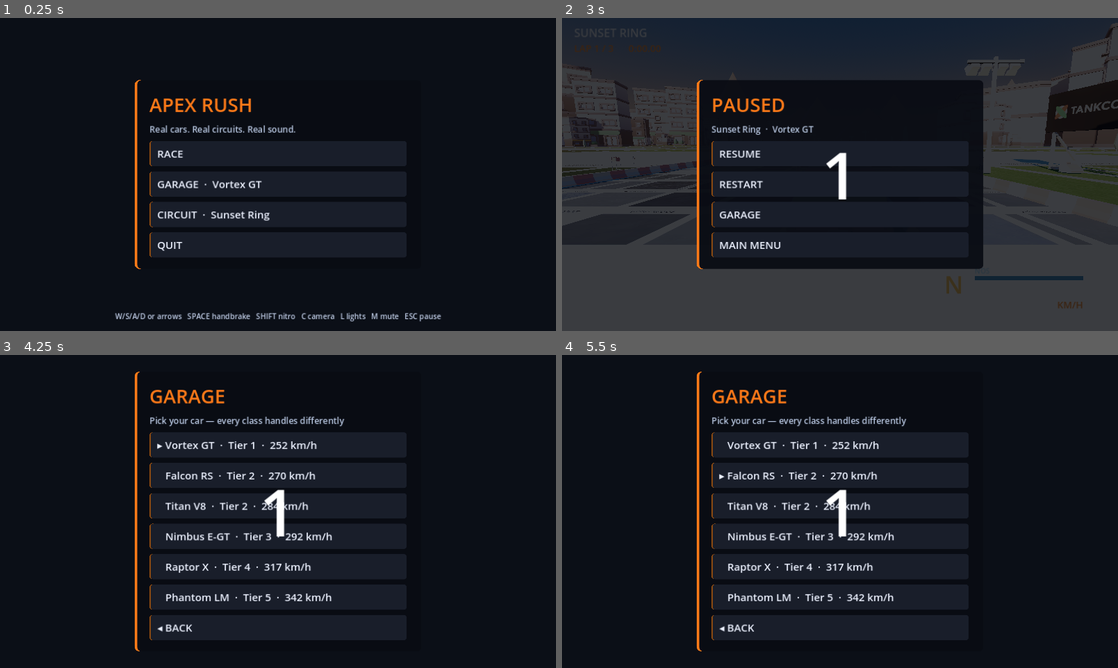
Above: before the commit, frames 1-4 (two rows, left to right).
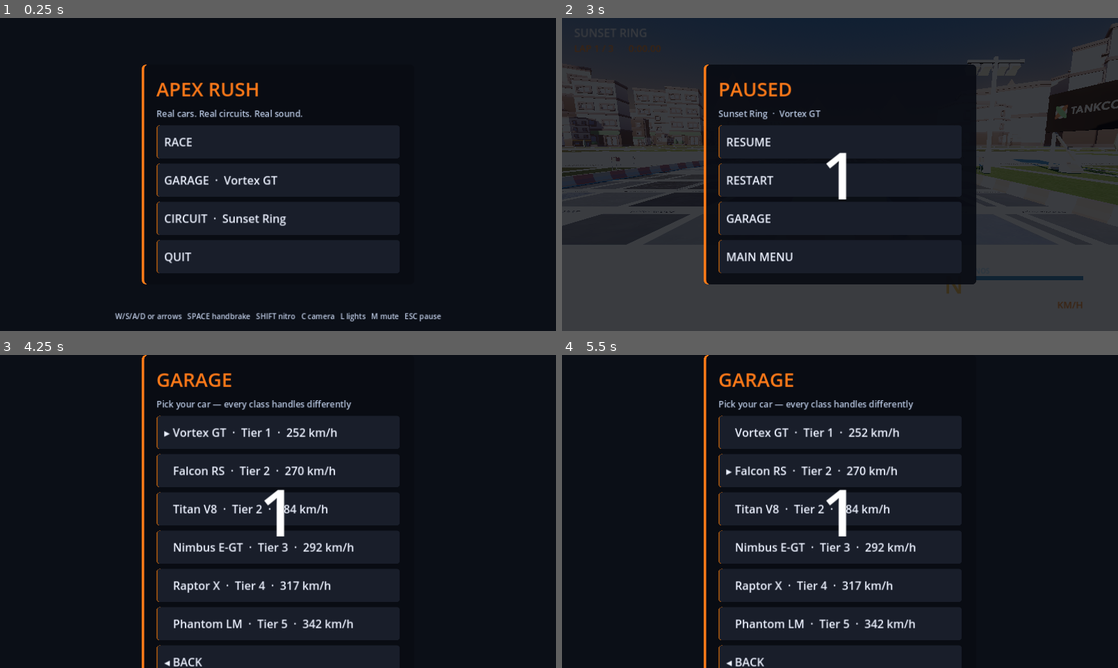
Above: after the commit, the same moments.

Repository: abdlahcn4/Apex-rush
Game: Godot game, scene res://scenes/main.tscn
The game is run twice, just before and just after one commit, with the same random seed, the same clock (stepped at 60 frames per second) and the same inputs.
Inputs (mouse positions are in pixels of both pictures, inside the frame that each line leads up to):
- Up to frame 1 (0.25 s): no input
- Up to frame 2 (3 s): click "RACE" at 0.5 s; tap Enter at 1.25 s; move the mouse to (962, 158) at 1.27 s; hold D 1.28-2 s; hold Shift 1.28-2 s; click (962, 158) at 1.42 s; tap Space at 1.52, 2.75 s; drag from (728, 190) to (812, 237) at 2.02 s; move the mouse to (895, 105) at 2.77 s; hold D from 2.78 s (still down); hold Shift from 2.78 s (still down); tap P at 2.85 s; click (895, 105) at 2.92 s
- Up to frame 3 (4.25 s): release D at 3.5 s; release Shift at 3.5 s; click "GARAGE" at 3.5 s
- Up to frame 4 (5.5 s): click "▸ Vortex GT · Tier 1 · 252 km…" at 4.25 s; click "Falcon RS · Tier 2 · 270 km/h" at 5 s

The runs differ from the first frame. In frame 1, 3.7% of the frame differs, in the area x 24-55%, y 14-86%; in frame 2, 8.9%, in the area x 24-76%, y 14-86%; in frame 3, 7.2%; in frame 4, 7.2%.

Commit message:
Fix: the game was untappable on a phone
Root cause: when the on-screen driving layer was added, project.godot was set to
input_devices/pointing/emulate_mouse_from_touch=false. Android then delivers raw touch
events only, but Godot's Button widgets are driven by mouse events - so the menu drew
correctly and no tap could ever press anything.

- emulate_mouse_from_touch back to true (the setting the whole UI depends on)
- touch_controls.gd: detects mobile via OS.has_feature as well as
  is_touchscreen_available (several Android builds report a touchscreen only after the
  first touch), ignores the emulated mouse duplicates so taps are not counted twice,
  gains CAM / RST / PAUSE buttons, and can be switched off so it never swallows taps
  meant for the menu
- game.gd: driving layer turns on with the countdown and off for pause/results/menus
- game_ui.gd: finger-sized buttons (76 px tall)
- autotest now pushes a synthetic tap at a real menu button and reports whether the
  screen changed, so this class of bug is caught in CI

Co-authored-by: arena-agent <297053741+arena-agent@users.noreply.github.com>

Diff:
--- a/godot/project.godot
+++ b/godot/project.godot
@@ -30,7 +30,10 @@
 
 [input_devices]
 
-pointing/emulate_mouse_from_touch=false
+; Android delivers raw touch only. Godot's Button/Control widgets are driven by mouse
+; events, so without this every tap on the menu is swallowed and the game is unusable
+; on a phone. The on-screen driving layer filters the emulated duplicates itself.
+pointing/emulate_mouse_from_touch=true
 
 [physics]
 
--- a/godot/scripts/game.gd
+++ b/godot/scripts/game.gd
@@ -62,6 +62,7 @@
 	if "--autotest" in OS.get_cmdline_user_args():
 		_start_race(map_id, car_id)
 		_report_autotest()
+		_probe_menu_touch()
 
 
 # --------------------------------------------------------------------------- #
@@ -142,6 +143,8 @@
 	total_time = 0.0
 	last_s = -1.0
 	ui.show_race()
+	if touch != null:
+		touch.set_active(true)
 	if hud != null:
 		hud.set_title(String(map_def.get("name", "APEX RUSH")).to_upper())
 		hud.toast(String(map_def.get("name", "")) + " — GET READY", 1.6)
@@ -174,12 +177,16 @@
 	if not racing or paused:
 		return
 	paused = true
+	if touch != null:
+		touch.set_active(false)
 	ui.show_pause()
 
 
 func _resume() -> void:
 	paused = false
 	ui.show_race()
+	if touch != null:
+		touch.set_active(true)
 
 
 # --------------------------------------------------------------------------- #
@@ -351,6 +358,10 @@
 	touch = TouchControls.new()
 	touch.name = "TouchControls"
 	hud.add_child(touch)
+	touch.pause_pressed.connect(_pause)
+	touch.camera_pressed.connect(_cycle_camera)
+	touch.reset_pressed.connect(_reset_car)
+	touch.set_active(false)  # hidden until the countdown starts
 	hud.set_race(lap, LAPS_TOTAL, lap_time, best_lap)
 
 
@@ -430,6 +441,8 @@
 
 func _finish() -> void:
 	racing = false
+	if touch != null:
+		touch.set_active(false)
 	if hud != null:
 		hud.toast("FINISH", 2.0)
 	ui.show_results(LAPS_TOTAL, total_time, best_lap)
@@ -606,3 +619,43 @@
 			String(m.get("id", "")), (m.get("points", []) as Array).size(), theme.size(),
 			str(theme.get("night", false)),
 		])
+
+
+## Pushes a synthetic finger tap at a real menu button and checks the screen changed.
+## This is the regression test for "the menu renders but no tap does anything", which is
+## what happens when touch-to-mouse emulation is switched off.
+func _probe_menu_touch() -> void:
+	ui.show_main()
+	await get_tree().process_frame
+	await get_tree().process_frame
+
+	var buttons := ui.find_children("*", "Button", true, false)
+	if buttons.size() < 2:
+		print("[autotest] TAP PROBE FAILED: menu has no buttons")
+		return
+	var target := buttons[1] as Button
+	var rect := target.get_global_rect()
+	var point := rect.get_center()
+	print("[autotest] tap probe: button '%s' rect=%s visible=%s" % [
+		target.text, str(rect), str(target.is_visible_in_tree()),
+	])
+
+	var down := InputEventScreenTouch.new()
+	down.index = 0
+	down.position = point
+	down.pressed = true
+	Input.parse_input_event(down)
+	await get_tree().process_frame
+
+	var up := InputEventScreenTouch.new()
+	up.index = 0
+	up.position = point
+	up.pressed = false
+	Input.parse_input_event(up)
+	await get_tree().process_frame
+	await get_tree().process_frame
+
+	var screen := String(ui._title.text)
+	print("[autotest] tap probe result: screen='%s' -> %s" % [
+		screen, "TAPS WORK" if screen == "GARAGE" else "TAPS ARE NOT REACHING BUTTONS",
+	])
--- a/godot/scripts/game_ui.gd
+++ b/godot/scripts/game_ui.gd
@@ -54,7 +54,7 @@
 	root.add_child(centre)
 
 	_panel = PanelContainer.new()
-	_panel.custom_minimum_size = Vector2(660.0, 0.0)
+	_panel.custom_minimum_size = Vector2(600.0, 0.0)
 	centre.add_child(_panel)
 
 	var style := StyleBoxFlat.new()
@@ -269,9 +269,9 @@
 func _add_button(text: String, action: Callable) -> Button:
 	var b := Button.new()
 	b.text = text
-	b.custom_minimum_size = Vector2(560.0, 58.0)
+	b.custom_minimum_size = Vector2(560.0, 76.0)
 	b.alignment = HORIZONTAL_ALIGNMENT_LEFT
-	b.add_theme_font_size_override("font_size", 24)
+	b.add_theme_font_size_override("font_size", 26)
 	b.add_theme_color_override("font_color", INK)
 	b.add_theme_color_override("font_hover_color", Color(1, 1, 1))
 	b.add_theme_color_override("font_pressed_color", ACCENT)
--- a/godot/scripts/touch_controls.gd
+++ b/godot/scripts/touch_controls.gd
@@ -1,11 +1,19 @@
 class_name TouchControls
 extends Control
 
-## On-screen buttons for the Android build. Drawn procedurally (no textures) so the
-## project stays asset-free, and multi-touch aware so gas + steering work together.
+## On-screen driving controls for the phone build: steering pads, throttle, brake,
+## handbrake, nitro, plus camera / reset / pause actions. Multi-touch aware, so you can
+## hold throttle and steer at the same time. Drawn with Control primitives so it needs
+## no textures and stays crisp at any resolution.
+
+signal pause_pressed
+signal camera_pressed
+signal reset_pressed
+
+const ACTION_BUTTONS := ["pause", "camera", "reset"]
 
 var _buttons: Array = []      # [{name: String, rect: Rect2, label: String}]
-var _owners: Dictionary = {}  # touch index -> button name
+var _owners: Dictionary = {}  # pointer index -> button name
 
 var _steer := 0.0
 var _throttle := 0.0
@@ -13,50 +21,81 @@
 var _hand := false
 var _nitro := false
 
+var _active := false
+var _saw_touch := false
+
 
 func _ready() -> void:
-	mouse_filter = Control.MOUSE_FILTER_STOP
 	set_anchors_preset(Control.PRESET_FULL_RECT)
-	visible = DisplayServer.is_touchscreen_available()
 	resized.connect(_layout)
 	_layout()
-
-
+	set_active(_is_mobile())
+	set_process(true)
+
+
+func _process(_delta: float) -> void:
+	# Some Android builds only report a touchscreen after the first touch, so keep
+	# checking until it shows up rather than staying hidden forever.
+	if not _active and _is_mobile():
+		set_active(true)
+
+
+func _is_mobile() -> bool:
+	return DisplayServer.is_touchscreen_available() or OS.has_feature("mobile") or OS.has_feature("android")
+
+
+func set_active(on: bool) -> void:
+	_active = on
+	visible = on
+	# An inactive layer must not eat taps meant for the menu behind it.
+	mouse_filter = Control.MOUSE_FILTER_STOP if on else Control.MOUSE_FILTER_IGNORE
+	if not on:
+		_owners.clear()
+		_refresh()
+
+
+# --- read by game.gd ------------------------------------------------------- #
+func steer_axis() -> float:
+	return clampf(_steer, -1.0, 1.0)
+
+
+func throttle_axis() -> float:
+	return _throttle
+
+
+func brake_axis() -> float:
+	return _brake
+
+
+func handbrake() -> bool:
+	return _hand
+
+
+func nitro() -> bool:
+	return _nitro
+
+
+# --- layout --------------------------------------------------------------- #
 func _layout() -> void:
 	var w := size.x
 	var h := size.y
 	if w < 10.0 or h < 10.0:
 		return
 	_buttons = [
-		{"name": "left", "rect": Rect2(w * 0.03, h * 0.64, w * 0.13, h * 0.28), "label": "<"},
-		{"name": "right", "rect": Rect2(w * 0.18, h * 0.64, w * 0.13, h * 0.28), "label": ">"},
-		{"name": "gas", "rect": Rect2(w * 0.80, h * 0.60, w * 0.17, h * 0.32), "label": "GAS"},
-		{"name": "brake", "rect": Rect2(w * 0.62, h * 0.70, w * 0.16, h * 0.22), "label": "BRK"},
-		{"name": "hand", "rect": Rect2(w * 0.62, h * 0.52, w * 0.16, h * 0.14), "label": "HAND"},
-		{"name": "nitro", "rect": Rect2(w * 0.80, h * 0.42, w * 0.17, h * 0.14), "label": "NOS"},
+		# steering
+		{"name": "left", "rect": Rect2(w * 0.02, h * 0.58, w * 0.15, h * 0.34), "label": "<"},
+		{"name": "right", "rect": Rect2(w * 0.18, h * 0.58, w * 0.15, h * 0.34), "label": ">"},
+		# pedals
+		{"name": "gas", "rect": Rect2(w * 0.80, h * 0.56, w * 0.18, h * 0.38), "label": "GAS"},
+		{"name": "brake", "rect": Rect2(w * 0.62, h * 0.68, w * 0.16, h * 0.26), "label": "BRK"},
+		{"name": "hand", "rect": Rect2(w * 0.62, h * 0.50, w * 0.16, h * 0.15), "label": "HAND"},
+		{"name": "nitro", "rect": Rect2(w * 0.80, h * 0.40, w * 0.18, h * 0.14), "label": "NOS"},
+		# actions along the top edge, out of the way of driving
+		{"name": "pause", "rect": Rect2(w * 0.925, h * 0.03, w * 0.06, h * 0.11), "label": "II"},
+		{"name": "camera", "rect": Rect2(w * 0.855, h * 0.03, w * 0.06, h * 0.11), "label": "CAM"},
+		{"name": "reset", "rect": Rect2(w * 0.785, h * 0.03, w * 0.06, h * 0.11), "label": "RST"},
 	]
 	queue_redraw()
-
-
-# --- read by game.gd ------------------------------------------------------- #
-func steer_axis() -> float:
-	return clampf(_steer, -1.0, 1.0)
-
-
-func throttle_axis() -> float:
-	return _throttle
-
-
-func brake_axis() -> float:
-	return _brake
-
-
-func handbrake() -> bool:
-	return _hand
-
-
-func nitro() -> bool:
-	return _nitro
 
 
 # --- input ---------------------------------------------------------------- #
@@ -64,11 +103,13 @@
 	if event is InputEventScreenTouch:
 		var touch := event as InputEventScreenTouch
 		if touch.pressed:
+			_saw_touch = true
 			_press(touch.index, touch.position)
 		else:
 			_release(touch.index)
 	elif event is InputEventScreenDrag:
 		var drag := event as InputEventScreenDrag
+		_saw_touch = true
 		if _owners.has(drag.index):
 			var hit := _hit(drag.position)
 			if hit != String(_owners[drag.index]):
@@ -76,6 +117,10 @@
 				if not hit.is_empty():
 					_press(drag.index, drag.position)
 	elif event is InputEventMouseButton:
+		# On a phone the touch stream already handled this; the emulated mouse event
+		# that Android also sends would register every tap twice.
+		if _saw_touch or OS.has_feature("mobile"):
+			return
 		var mb := event as InputEventMouseButton
 		if mb.button_index == MOUSE_BUTTON_LEFT:
 			if mb.pressed:
@@ -88,6 +133,15 @@
 	var hit := _hit(pos)
 	if hit.is_empty():
 		return
+	if ACTION_BUTTONS.has(hit):
+		match hit:
+			"pause":
+				pause_pressed.emit()
+			"camera":
+				camera_pressed.emit()
+			"reset":
+				reset_pressed.emit()
+		return
 	_owners[index] = hit
 	_refresh()
 
@@ -100,7 +154,9 @@
 func _hit(pos: Vector2) -> String:
 	for b in _buttons:
 		var r: Rect2 = b.rect
-		if r.has_point(pos):
+		# generous touch slop, especially for the small action buttons
+		var pad := 10.0 if ACTION_BUTTONS.has(String(b.name)) else 0.0
+		if r.grow(pad).has_point(pos):
 			return String(b.name)
 	return ""
 
@@ -134,12 +190,20 @@
 	var labels := _owners.values()
 	for b in _buttons:
 		var r: Rect2 = b.rect
-		var pressed := labels.has(String(b.name))
-		var fill := Color(1.0, 0.55, 0.15, 0.55) if pressed else Color(1, 1, 1, 0.18)
+		var name := String(b.name)
+		var pressed := labels.has(name)
+		var action := ACTION_BUTTONS.has(name)
+		var fill := Color(1, 1, 1, 0.14)
+		if pressed:
+			fill = Color(1.0, 0.55, 0.15, 0.6)
+		elif action:
+			fill = Color(0.08, 0.10, 0.16, 0.55)
 		draw_rect(r, fill, true)
-		draw_rect(r, Color(1, 1, 1, 0.35), false, 2.0)
-		var fs := int(minf(r.size.y * 0.26, 30.0))
-		var baseline := r.position.y + r.size.y * 0.5 + fs * 0.35
+		draw_rect(r, Color(1, 1, 1, 0.32), false, 2.0)
+		var fs := int(minf(r.size.y * 0.30, 30.0))
+		if action:
+			fs = int(minf(r.size.x * 0.30, 20.0))
+		var baseline := r.position.y + r.size.y * 0.5 + float(fs) * 0.35
 		if font != null:
 			draw_string(font, Vector2(r.position.x, baseline), String(b.label),
-				HORIZONTAL_ALIGNMENT_CENTER, r.size.x, fs, Color(1, 1, 1, 0.9))
+				HORIZONTAL_ALIGNMENT_CENTER, r.size.x, fs, Color(1, 1, 1, 0.92))
